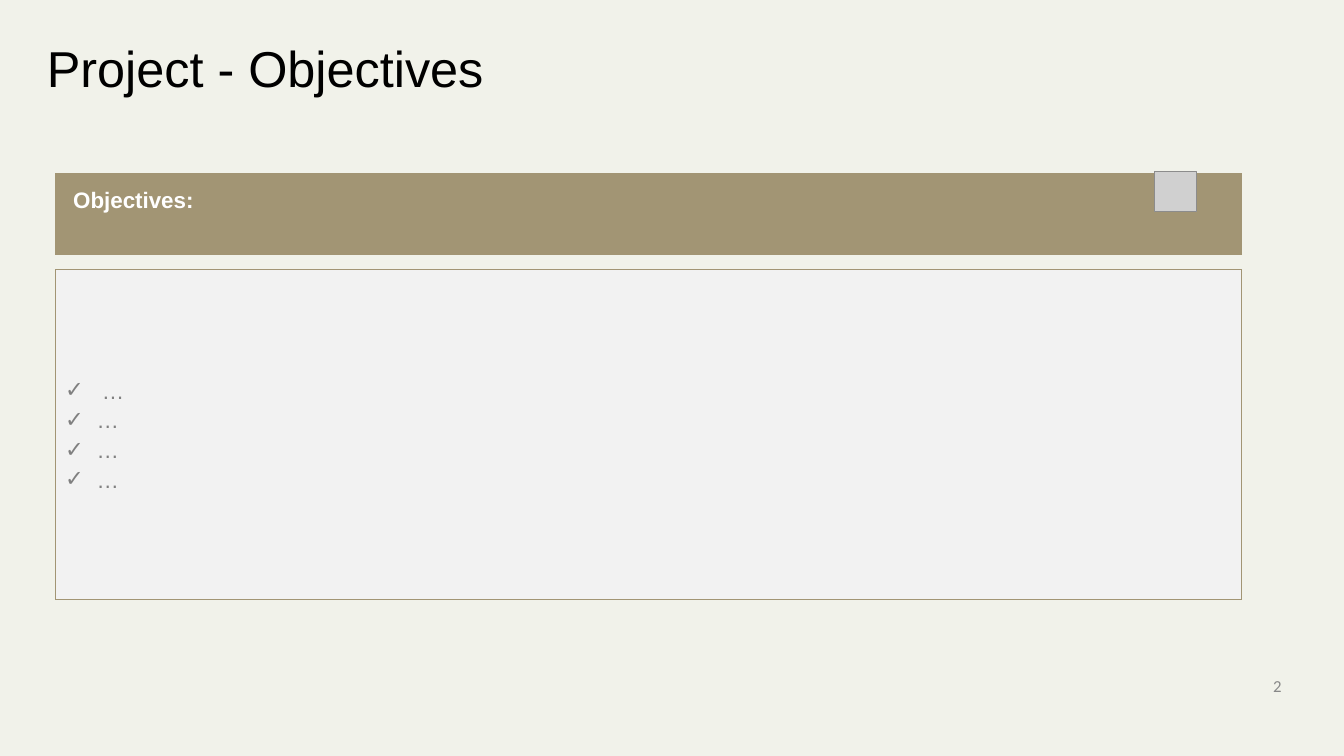
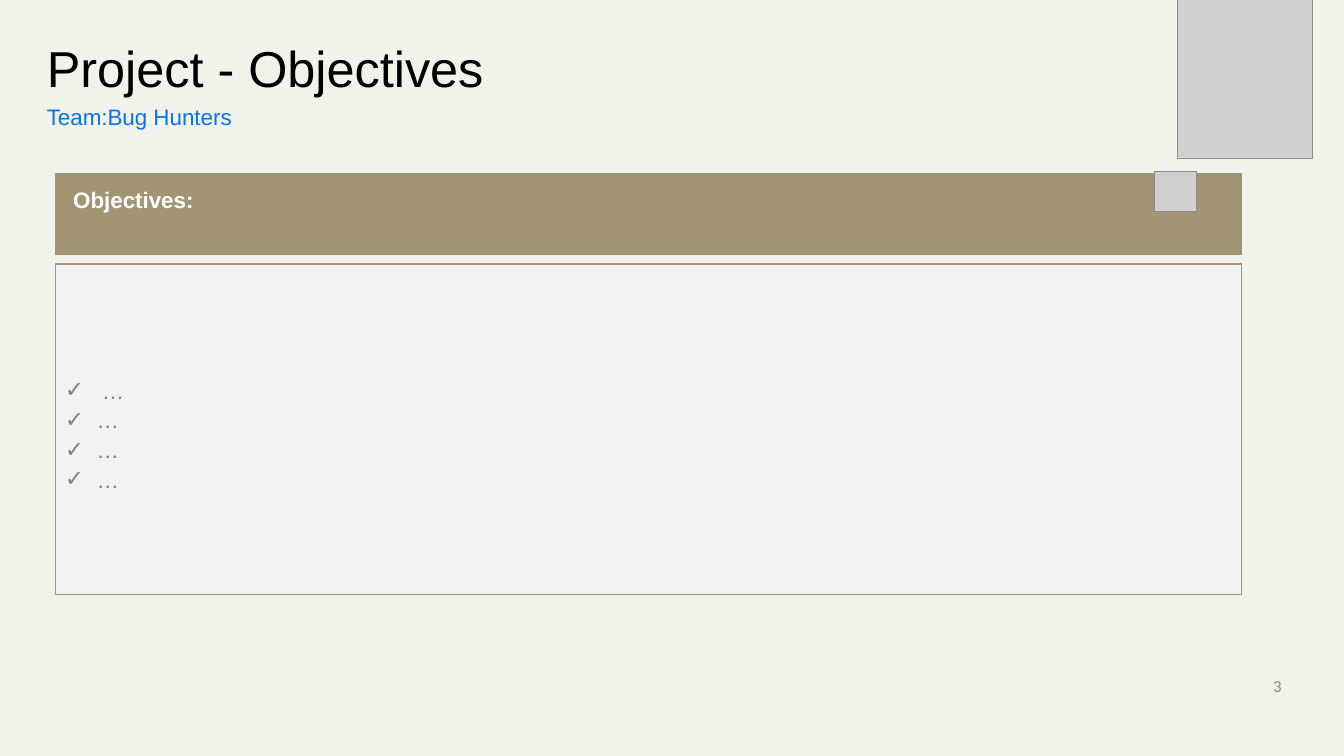
Before and after one commit to mickknutson/SITE_BOOTCAMP_QA, a slide deck: slide 3 of StudentWork/Nada/Project_01/SITE_PROJECT_TEMPLATE.pptx (slide 2 before the commit). Drawn at 1344x756 pixels with LibreOffice and Linux fonts; fonts in the diff are those of the drawing; grey boxes stand for pictures; background and template pictures are left out. Boxes give left, top, right and bottom in pixels: in the first picture for what was removed or moved away, otherwise in the second. Text is boxed around its words. In the diff, an @@ line names an element or a change of style, - is before the commit and + after.

Commit message:
Project - Updates

```diff
--- a/StudentWork/Nada/Project_01/SITE_PROJECT_TEMPLATE.pptx
+++ b/StudentWork/Nada/Project_01/SITE_PROJECT_TEMPLATE.pptx
@@ picture added at <box>1178,0,1313,159</box> @@
@@ text added at <box>47,109,231,130</box>, 16 pt, text #0474EF @@
+Team:Bug Hunters
@@ rectangle: place and size @@
-rectangle at <box>55,269,1242,600</box>
+rectangle at <box>55,264,1242,595</box>
@@ page number at <box>1273,681,1281,692</box>: text changed @@
-2
+3
```
Also in this commit, not shown: 3 other slides changed, 3 slides added, 2 slides removed, 13 other files.
